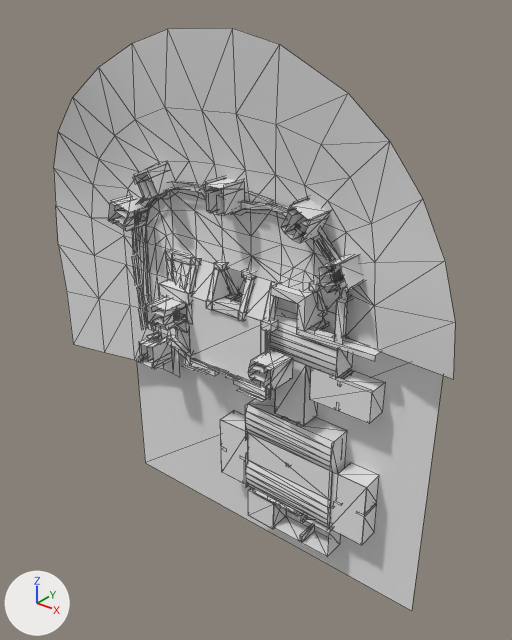
Renders of the Blender file Assets/Levels/Test/graveyard_final_OBJExport/Graveyard_Final_Delidded.blend from each side of a commit.
One viewpoint serves both versions: a camera (50 mm lens) standing at (82.2, -82.6, 34.5) and looking at (15.3, 1.0, -17.4). Lighting does not change. The marker at lower left points along +X, +Y and +Z. The first picture is the older version. Mesh edges are drawn as thin lines.

Names of what the first picture shows: 'col_grav_final'.
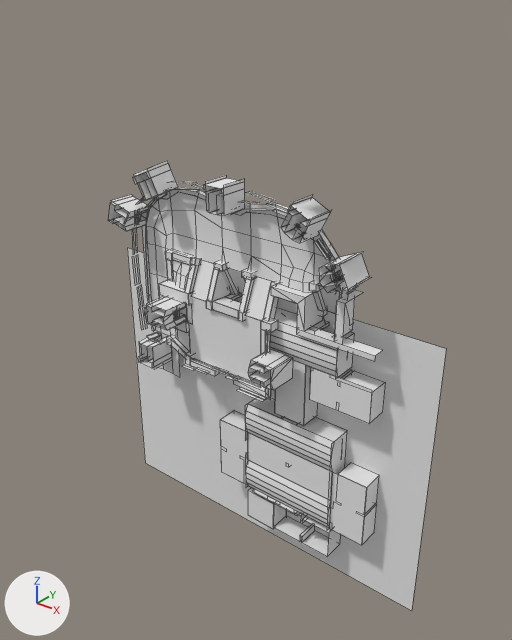
Location of each change, [x1, y1, x2, y2] in pixels of the pictures (512 x 640 px):
```json
{"object": "col_grav_final", "change": "reshaped", "before": [54, 28, 455, 611], "after": [108, 161, 446, 611], "on screen": "16% narrower, 23% shorter"}
{"part": 1, "of": "me_col_grav_final", "change": "deleted", "before": [173, 182, 206, 196]}
{"part": 2, "of": "me_col_grav_final", "change": "deleted", "before": [241, 203, 288, 216]}
{"part": 3, "of": "me_col_grav_final", "change": "deleted", "before": [318, 227, 340, 259]}
{"part": 4, "of": "me_col_grav_final", "change": "deleted", "before": [141, 197, 155, 207]}
{"part": 5, "of": "me_col_grav_final", "change": "deleted", "before": [54, 28, 455, 379]}
```

The change, as JSON lines over the scene's bpy script:
```json
{"block": "me_col_grav_final", "where": "# used by ob_col_grav_final; location = (0.0, 0.0, 0.0); rotation_euler = (1.571, 0.0, 0.0), in degrees (90, 0, 0)"}
{"op": "remove", "block": "me_col_grav_final", "code": "me_col_grav_final.from_pydata(...)  # 2919 vertices, 1639 faces; spans x -30.0..52.3, y -63.7..28.1, z -3.1..8.2"}
{"op": "add", "block": "me_col_grav_final", "code": "me_col_grav_final.from_pydata(...)  # 2840 vertices, 790 faces, 1 loose edge; spans x -18.1..48.0, y -63.7..7.1, z -3.1..8.2"}
{"block": "me_col_grav_final", "change": "me_col_grav_final part 1: the loose piece of 6 vertices spanning x -0.8..10.4, y 2.0..4.1, z 1.0 is deleted"}
{"block": "me_col_grav_final", "change": "me_col_grav_final part 2: the loose piece of 6 vertices spanning x 14.0..25.1, y 2.0..4.0, z 1.0 is deleted"}
{"block": "me_col_grav_final", "change": "me_col_grav_final part 3: the loose piece of 4 vertices spanning x 28.2..32.3, y -2.1..2.4, z 1.0 is deleted"}
{"block": "me_col_grav_final", "change": "me_col_grav_final part 4: the loose piece of 4 vertices spanning x -9.0..-3.7, y -1.8..2.5, z 1.0 is deleted"}
{"block": "me_col_grav_final", "change": "me_col_grav_final part 5: 59 vertices removed from x -30.0..52.3, y -34.5..28.1, z 0.3..6.1"}
```
